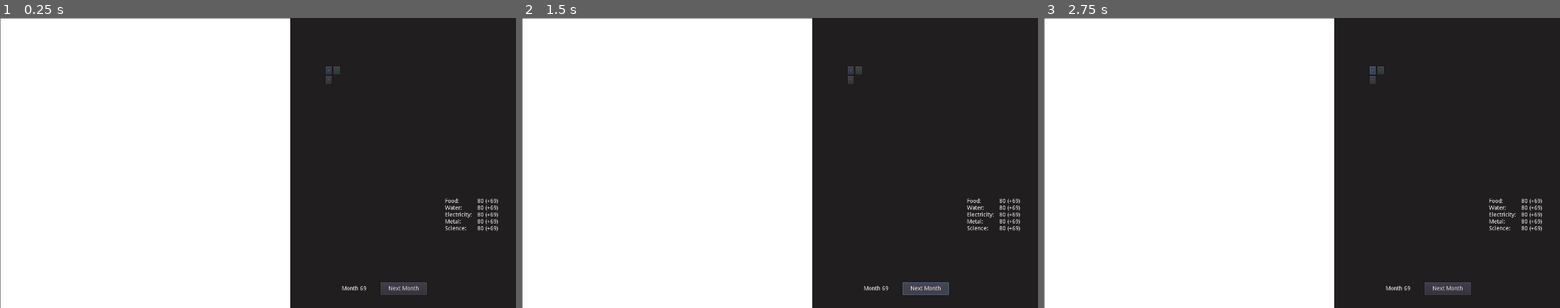
Above: before the commit, frames 1-3 (left to right).
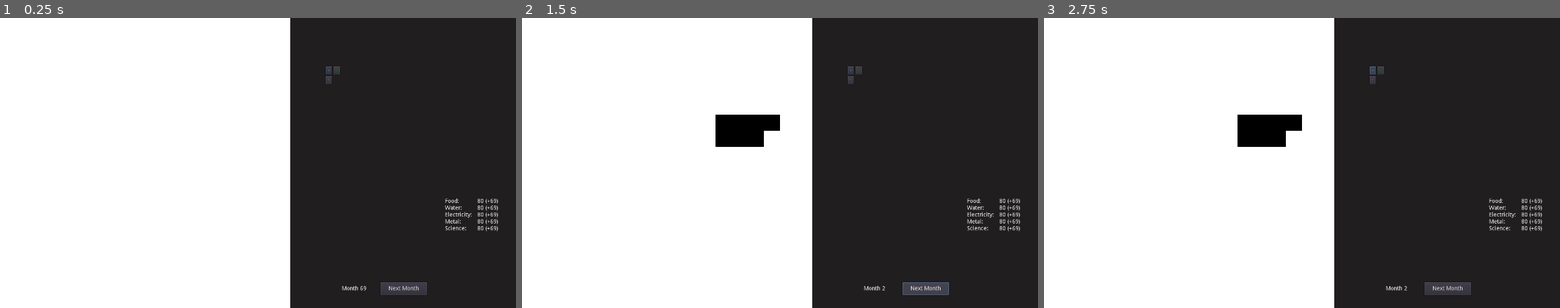
Above: after the commit, the same moments.

Repository: sirknightj/CEV-1
Game: Godot game, scene res://MainGameScene.tscn
Same seed, same stepped clock (60 frames per second), same inputs: the game is played once before the commit and once after it.
Inputs (mouse positions are in pixels of both pictures, inside the frame that each line leads up to):
- Up to frame 1 (0.25 s): no input
- Up to frame 2 (1.5 s): click "Next Month" at 0.5 s; click "Next Month" at 1.25 s
- Up to frame 3 (2.75 s): click (1374, 70) at 2 s

The runs differ from the first frame. In frame 1, 0.2% of the frame differs, in the area x 0-57%, y 0-100%; in frame 2, 1.5%, in the area x 0-71%, y 0-100%; in frame 3, 1.5%.

Commit message:
Add basic buildings structure

Diff:
--- a/source/Building.tscn
+++ b/source/Building.tscn
@@ -1,6 +1,9 @@
-[gd_scene format=2]
+[gd_scene load_steps=2 format=2]
+
+[ext_resource path="res://scripts/Building.gd" type="Script" id=1]
 
 [node name="Node2D" type="Node2D"]
+script = ExtResource( 1 )
 
 [node name="ColorRect0" type="ColorRect" parent="."]
 margin_right = 40.0
--- a/source/MainGameScene.gd
+++ /dev/null
@@ -1,20 +0,0 @@
-extends Node2D
-
-
-# Declare member variables here. Examples:
-# var a = 2
-# var b = "text"
-
-onready var Building = preload("res://Building.tscn")
-
-# Called when the node enters the scene tree for the first time.
-func _ready():
-	var building = Building.instance()
-	$Grid.add_child(building)
-	building.position = Vector2(1000, 500)
-	print('Got here!')
-
-
-# Called every frame. 'delta' is the elapsed time since the previous frame.
-#func _process(delta):
-#	pass
--- a/source/MainGameScene.tscn
+++ b/source/MainGameScene.tscn
@@ -2,15 +2,15 @@
 
 [ext_resource path="res://assets/images/GridBackground.png" type="Texture" id=1]
 [ext_resource path="res://Sidebar.tscn" type="PackedScene" id=2]
-[ext_resource path="res://MainGameScene.gd" type="Script" id=3]
+[ext_resource path="res://scripts/MainGameScene.gd" type="Script" id=3]
 
 [node name="MainGameScene" type="Node2D"]
 position = Vector2( 10, 10 )
 script = ExtResource( 3 )
 
 [node name="Grid" type="Sprite" parent="."]
-position = Vector2( 350.375, 350.375 )
-scale = Vector2( 719.25, 719.25 )
+position = Vector2( 350, 350 )
+scale = Vector2( 720, 720 )
 texture = ExtResource( 1 )
 
 [node name="Sidebar" parent="." instance=ExtResource( 2 )]
@@ -18,3 +18,9 @@
 margin_top = -10.0
 margin_right = 710.0
 margin_bottom = -10.0
+
+[node name="Timer" type="Timer" parent="."]
+wait_time = 0.1
+autostart = true
+
+[connection signal="timeout" from="Timer" to="." method="_on_Timer_timeout"]
--- a/source/Sidebar.tscn
+++ b/source/Sidebar.tscn
@@ -1,20 +1,22 @@
-[gd_scene load_steps=4 format=2]
+[gd_scene load_steps=5 format=2]
 
 [ext_resource path="res://assets/images/water1.png" type="Texture" id=1]
 [ext_resource path="res://assets/images/food1.png" type="Texture" id=2]
 [ext_resource path="res://assets/images/elec1.png" type="Texture" id=3]
+[ext_resource path="res://scripts/Sidebar.gd" type="Script" id=4]
 
 [node name="Sidebar" type="Control"]
 anchor_right = 1.0
 anchor_bottom = 1.0
 margin_left = 720.0
+script = ExtResource( 4 )
 
 [node name="Background" type="ColorRect" parent="."]
 margin_right = 560.0
 margin_bottom = 720.0
 color = Color( 0.129412, 0.121569, 0.121569, 1 )
 
-[node name="Button" type="Button" parent="."]
+[node name="NextMonthButton" type="Button" parent="."]
 margin_left = 224.0
 margin_top = 656.0
 margin_right = 339.0
@@ -74,3 +76,5 @@
 margin_right = 15.0
 margin_bottom = 44.0
 icon = ExtResource( 3 )
+
+[connection signal="pressed" from="NextMonthButton" to="." method="_on_NextTurnButton_pressed"]
--- a/source/scripts/Building.gd
+++ b/source/scripts/Building.gd
@@ -9,24 +9,39 @@
 var water_effects = 69
 
 # A 2D vector representing the position of this building
-var position : Vector2 = Vector2.ZERO
+var pos : Vector2 = Vector2.ZERO
+
+var color : Color
 
 # A 1D boolean array representing a 10x3 grid of the tiles this
 # building takes up. true = occupied
 # Initially empty. Buildings will override this
-var matrix = []
+var matrix : Array
 
 # Called when the node enters the scene tree for the first time.
 func _ready():
-	pass # Replace with function body.
+	pass
 
-# Hides/unhides the blocks that make up this building
-func init_shape():
+
+#
+"""
+	Hides/unhides the blocks that make up this building
+	_matrix : a 1d boolean array representing the tiles a 10x3 2d array would take up
+	_color : the color that the squares should be colored
+"""
+func init_shape(_matrix : Array = [], _color : Color = Color(0, 0, 0)):
+	print('Init was called')
+	matrix = _matrix
+	color = _color
+	if matrix.size() == 0:
+		print('Matrix was uninitialized!')
+		return
+
 	var index : int = 0
 	for child in get_children():
 		child.visible = matrix[index]
+		child.color = color
 		index += 1
-
 
 # Called every frame. 'delta' is the elapsed time since the previous frame.
 #func _process(delta):
--- a/source/scripts/Farm.gd
+++ b/source/scripts/Farm.gd
@@ -6,4 +6,5 @@
 	matrix = [true,  true,  true,  true,  false, false, false, false, false, false,
 			  true,  true,  true,  false, false, false, false, false, false, false,
 			  false, false, false, false, false, false, false, false, false, false]
-	init_shape()
+	print(matrix)
+	# init_shape()
--- /dev/null
+++ b/source/scripts/MainGameScene.gd
@@ -0,0 +1,81 @@
+extends Node2D
+
+
+var turn # the current turn
+var population # the current population
+var _turn_count_text # the text holder object that displays "Turn: 69"
+
+# note: we need income/expense to be seperate so that we can pass that into the graph
+var water : int          # the amount of water we have on turn
+var water_income : int   # the amount of water we gain on the next turn
+var water_expense : int  # the amount of water we will expend on the next turn
+# TODO: the other resources
+
+# Grid Variables
+# A mutable grid_size x grid_size grid that buildings can be placed in.
+# We can represent a grid square as (m, n), where (0, 0) is the top-left square,
+# (0, grid_size - 1) is the top-right square, and (grid_size - 1, grid_size - 1)
+# is the bottom-right square.
+var width : int   # the width per square
+var height : int  # the height per square
+var grid_size : int   # the number of squares the width of this grid is
+var buildings : Array # the buildings that we own on this grid
+
+onready var Building = preload("res://Building.tscn")
+
+# Called when the node enters the scene tree for the first time.
+func _ready():
+	turn = 0
+	recalculate_grid_dims(15)
+	print('Got here!')
+
+"""
+	Place the building at the grid square (_x, _y).
+"""
+func place_building(_x: int, _y: int):
+	# TODO: load the buildings dynamically
+	var building = Building.instance()
+	# This is the farm shape
+	building.init_shape([true,  true,  true,  true,  false, false, false, false, false, false,
+						 true,  true,  true,  false, false, false, false, false, false, false,
+						 false, false, false, false, false, false, false, false, false, false], Color(0, 0, 0))
+	get_parent().add_child(building)
+	building.set_position(getGridSquareVector(10, 5))
+	buildings.push_back(building)
+	# $Grid.visible = false
+
+"""
+	Updates self.width and self.height given a new grid_size
+"""
+func recalculate_grid_dims(_grid_size : int):
+	grid_size = _grid_size
+	width = $Grid.get_transform()[0][0] / grid_size
+	height = $Grid.get_transform()[1][1] / grid_size
+	print("Each grid square is " + str(width) + "x" + str(height))
+	# TODO: update positions of the buildings that already are on the grid
+
+"""
+	Returns a Vector2 representing the position of the grid square (_x, _y)
+"""
+func getGridSquareVector(_x : int, _y : int):
+	assert(0 <= _x and _x < grid_size and 0 <= _y and _y < grid_size)
+	# TODO: check that the grid square is available
+	return Vector2(width * _x, height * _y)
+
+"""
+	# Calculate the total income we have
+"""
+func recalculate_incomes():
+	for building in buildings:
+		print(str(building.water_effects))
+
+"""
+	Returns the grid square the mouse is in
+"""
+func getMouseSquare():
+	return [round(get_global_mouse_position()[0] / width), round(get_global_mouse_position()[1] / height)]
+
+# called whenever the timer goes off
+func _on_Timer_timeout():
+	print('Timer Called!')
+	print(getMouseSquare())
--- /dev/null
+++ b/source/scripts/Sidebar.gd
@@ -0,0 +1,31 @@
+extends Control
+
+
+
+# Declare member variables here. Examples:
+# var a = 2
+# var b = "text"
+var Game # The node representing the game
+var Turn_Count_Text # The node holding the turn count text
+
+
+# Called when the node enters the scene tree for the first time.
+func _ready():
+	Game = get_parent()
+	Turn_Count_Text = get_node("TurnCount")
+
+# Called every frame. 'delta' is the elapsed time since the previous frame.
+#func _process(delta):
+#	pass
+
+
+func _on_NextTurnButton_pressed():
+	print('Next Turn Button Pressed!')
+	Game.turn += 1
+	print(Game.turn)
+	# get_node("NextMonthButton").set_position(Vector2(260, 20))
+	update_turn_display()
+	Game.place_building(0, 0)
+
+func update_turn_display():
+	Turn_Count_Text.text = "Month " + str(Game.turn)
